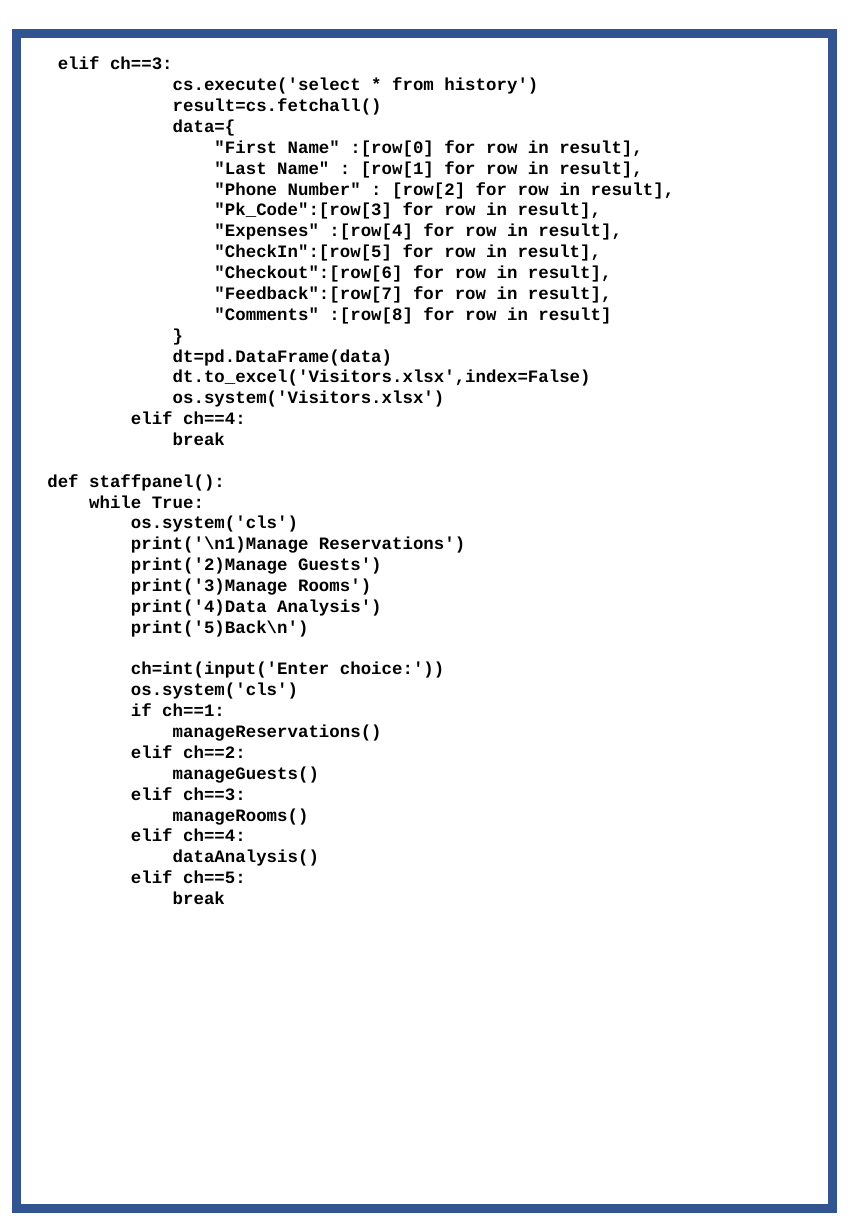
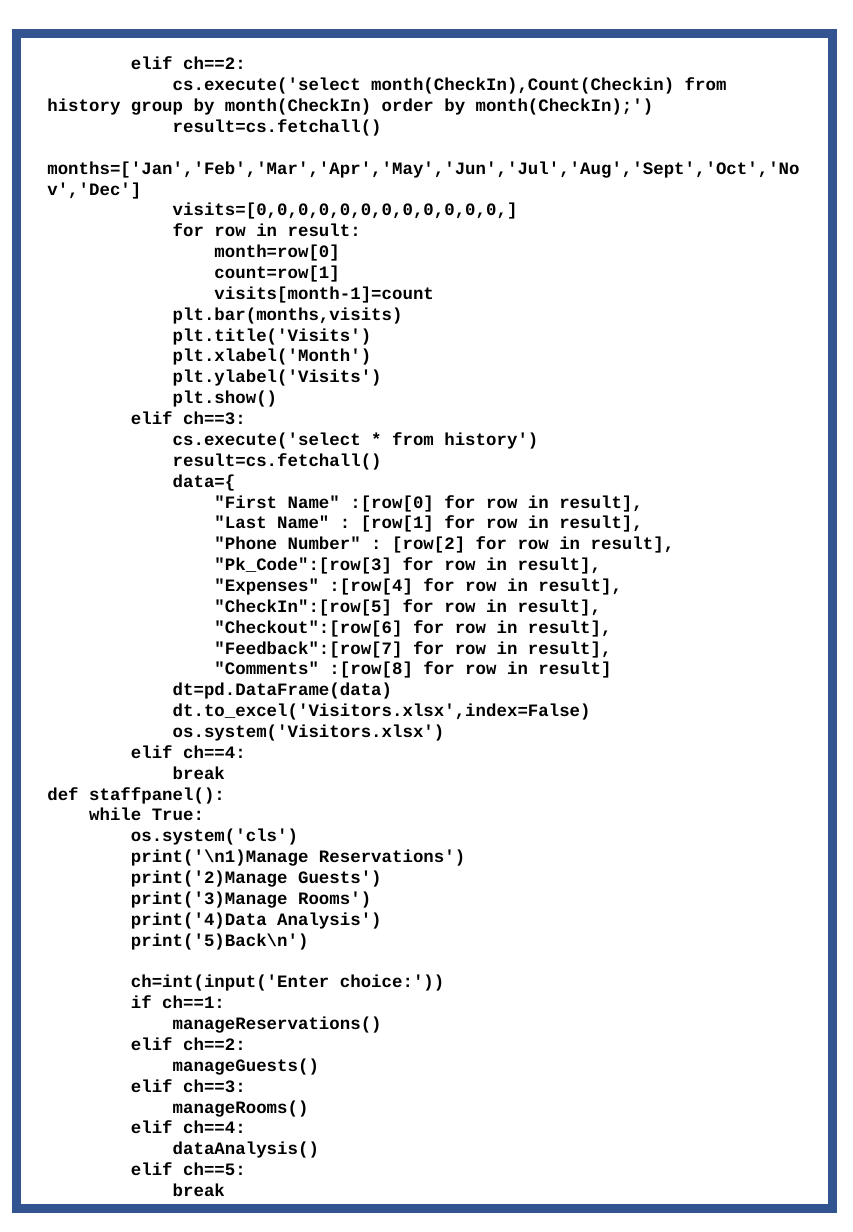
Before and after one commit to Agentgilspy/Hotel, a slide deck: slide 22 of Computer Project.pptx. Drawn at 853x1232 pixels with LibreOffice and Linux fonts; fonts in the diff are those of the drawing. Boxes give left, top, right and bottom in pixels: in the first picture for what was removed or moved away, otherwise in the second. Text is boxed around its words. In the diff, an @@ line names an element or a change of style, - is before the commit and + after.

```diff
--- a/Computer Project.pptx
+++ b/Computer Project.pptx
@@ text at (47, 57, 799, 1196): paragraph removed @@
-}
@@ text at (47, 57, 799, 407): paragraphs added @@
+elif ch==2:
+cs.execute('select month(CheckIn),Count(Checkin) from history group by month(CheckIn) order by month(CheckIn);')
+result=cs.fetchall()
+months=['Jan','Feb','Mar','Apr','May','Jun','Jul','Aug','Sept','Oct','Nov','Dec']
+visits=[0,0,0,0,0,0,0,0,0,0,0,0,]
+for row in result:
+month=row[0]
+count=row[1]
+visits[month-1]=count
+plt.bar(months,visits)
+plt.title('Visits')
+plt.xlabel('Month')
+plt.ylabel('Visits')
+plt.show()
@@ text at (131, 683, 298, 699): paragraph removed @@
-os.system('cls')
```
Also in this commit, not shown: 8 other slides changed, 2 slides added, 3 slides removed.
